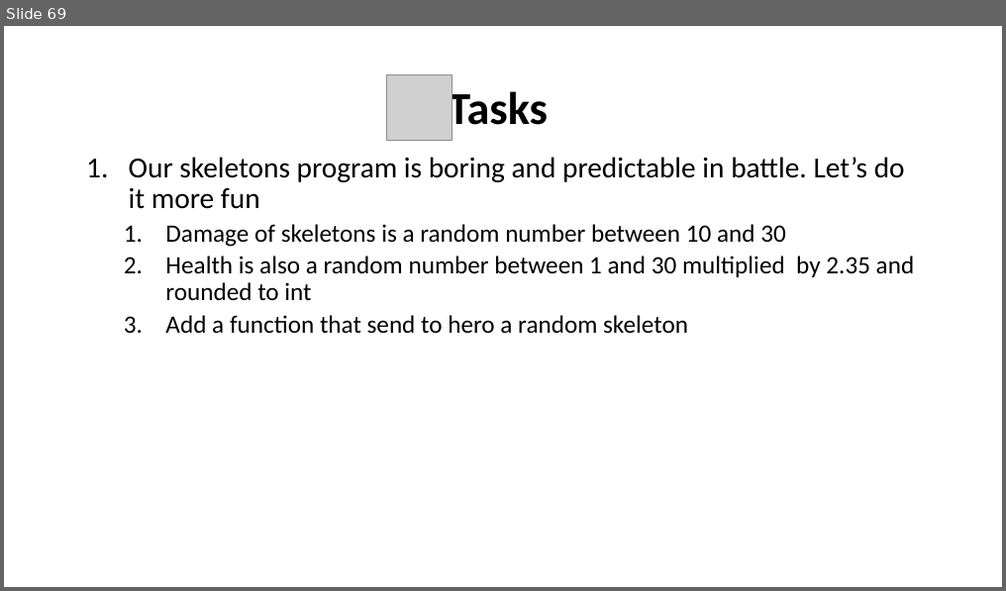
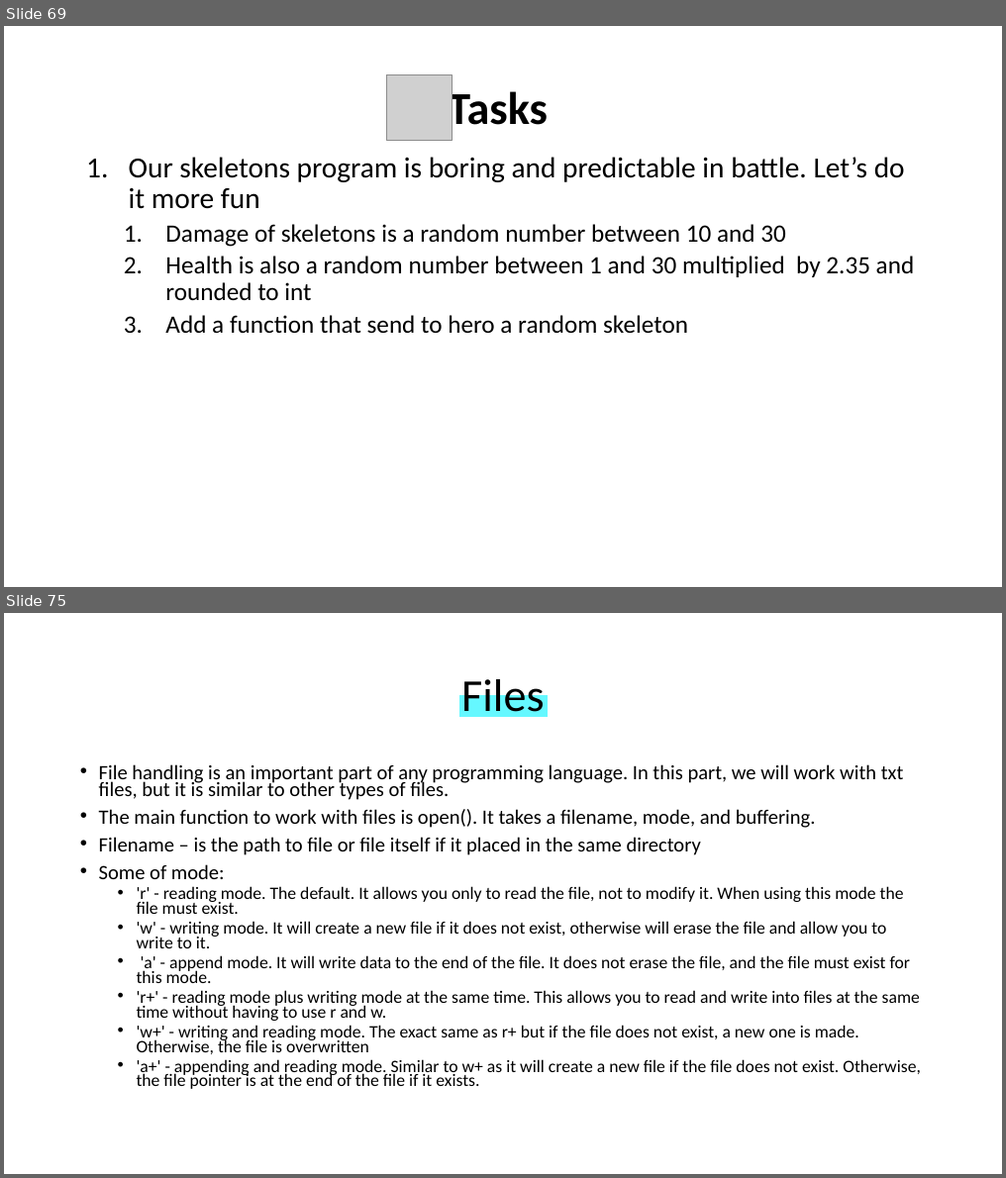
Before and after one commit to WonderLuc/brother-bootcamp, a slide deck: python 101/python_101.pptx. Shown one above the other, each under a label of ours: slide 69 before the commit, slides 69 and 75 after it; the slides between them are not shown. The pictures are 1006x591 and 1006x1178 pixels, drawn with LibreOffice and Linux fonts; fonts in the diff are those of the drawing; grey boxes stand for pictures; background and template pictures are left out. Boxes give left, top, right and bottom in pixels: in the first picture for what was removed or moved away, otherwise in the second. Text is boxed around its words. In the diff, an @@ line names an element or a change of style, - is before the commit and + after.

```diff
--- a/python 101/python_101.pptx
+++ b/python 101/python_101.pptx
@@ slide 75 added at [4,613,1002,1174], background picture (left out) @@
@@ rectangle added at [460,695,548,716], fill #65F8FF, outline #65F8FF 1 pt @@
@@ title added at [461,673,544,723], 44 pt, text #000000 @@
+Files
@@ text added at [99,764,921,1089], 16.8 pt, text #000000 @@
+• File handling is an important part of any programming language. In this part, we will work with txt files, but it is similar to other types of files.
+• The main function to work with files is open(). It takes a filename, mode, and buffering.
+• Filename – is the path to file or file itself if it placed in the same directory
+• Some of mode:
+  • 'r' - reading mode. The default. It allows you only to read the file, not to modify it. When using this mode the file must exist.
+  • 'w' - writing mode. It will create a new file if it does not exist, otherwise will erase the file and allow you to write to it.
+  • 'a' - append mode. It will write data to the end of the file. It does not erase the file, and the file must exist for this mode.
+  • 'r+' - reading mode plus writing mode at the same time. This allows you to read and write into files at the same time without having to use r and w.
+  • 'w+' - writing and reading mode. The exact same as r+ but if the file does not exist, a new one is made. Otherwise, the file is overwritten
+  • 'a+' - appending and reading mode. Similar to w+ as it will create a new file if the file does not exist. Otherwise, the file pointer is at the end of the file if it exists.
```
Also in this commit, not shown: 2 slides changed, 6 other slides added, 2 other files.
